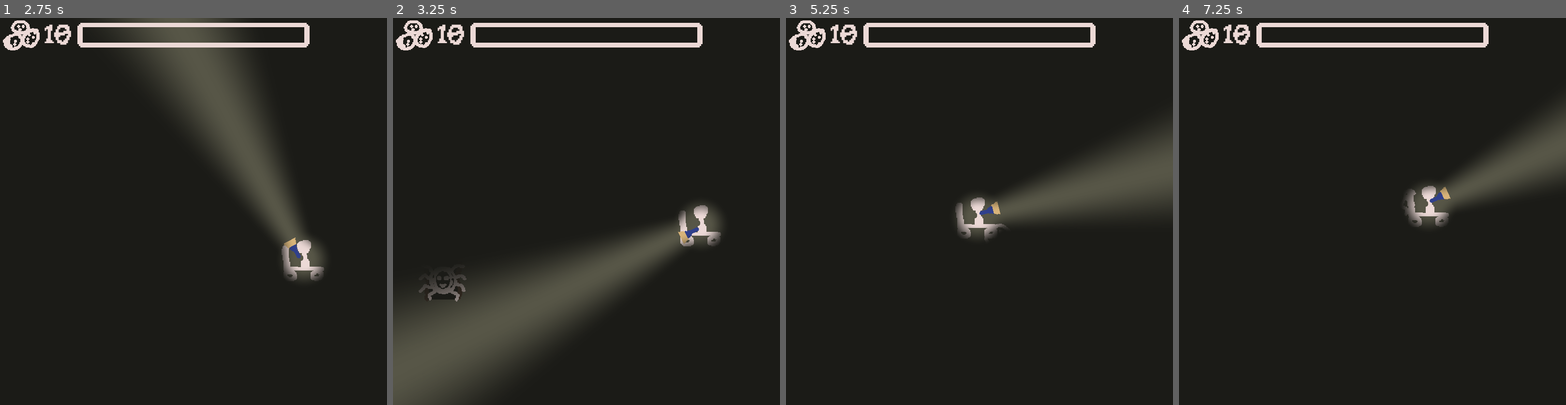
Above: before the commit, frames 1-4 (left to right).
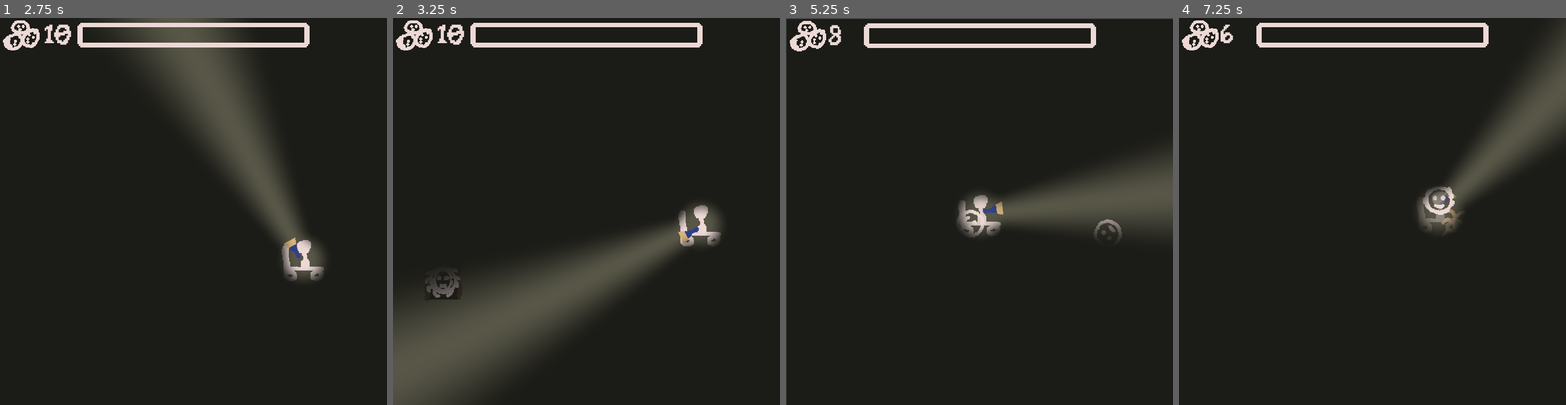
Above: after the commit, the same moments.

Repository: nolenroyalty/flashlight-survivors
Game: Godot game, scene res://Main.tscn
The game is run twice, just before and just after one commit, with the same random seed, the same clock (stepped at 60 frames per second) and the same inputs.
Inputs (mouse positions are in pixels of both pictures, inside the frame that each line leads up to):
- Up to frame 1 (2.75 s): tap Enter at 0.5 s; move the mouse to (278, 192) at 0.52 s; hold D (player_right) 0.53-1.28 s; move the mouse to (116, 230) at 1.27 s; hold S (player_down) 1.28-2.03 s; move the mouse to (232, 126) at 2.02 s; hold D (player_right) from 2.03 s (still down)
- Up to frame 2 (3.25 s): move the mouse to (567, 288) at 2.77 s; release D (player_right) at 2.78 s; hold W (player_up) from 2.78 s (still down)
- Up to frame 3 (5.25 s): move the mouse to (1095, 269) at 3.52 s; release W (player_up) at 3.53 s; hold A (player_left) 3.53-5.03 s; move the mouse to (863, 153) at 4.27 s; move the mouse to (998, 211) at 5.02 s; hold S (player_down) from 5.03 s (still down)
- Up to frame 4 (7.25 s): move the mouse to (1314, 114) at 5.77 s; release S (player_down) at 5.78 s; hold D (player_right) 5.78-6.53 s; move the mouse to (1457, 192) at 6.52 s; hold W (player_up) from 6.53 s (still down)

Frame 1 is identical in both runs. In frame 2, 0.2% of the frame differs, in the area x 6-19%, y 66-74%; in frame 3, 4.6%; in frame 4, 6.3%, in the area x 10-100%, y 1-56%.

Commit message:
spider tweaks

Diff:
--- a/enemies/BaseEnemy.gd
+++ b/enemies/BaseEnemy.gd
@@ -32,8 +32,10 @@
 
 func play_damage_animation():
 	var t = get_tree().create_tween()
-	t.tween_property(self, "modulate", Color("#645f678e"), 0.35)
-	t.tween_property(self, "modulate", Color("#ffffff"), 0.35)
+	# t.tween_property(self, "modulate", Color("#645f678e"), 0.35)
+	# t.tween_property(self, "modulate", Color("#dd30408c"), 0.35)
+	t.tween_property(self, "modulate", Color("#99d8b47a"), 0.15)
+	t.tween_property(self, "modulate", Color("#ffffff"), 0.15)
 	t.set_trans(Tween.TRANS_QUAD)
 
 func damage(amount):
--- a/enemies/Ghost.tscn
+++ b/enemies/Ghost.tscn
@@ -205,7 +205,7 @@
 [node name="AnimatedSprite" type="AnimatedSprite" parent="." index="3"]
 frames = SubResource( 38 )
 animation = "walk"
-frame = 2
+frame = 1
 playing = true
 
 [node name="AnimationPlayer" type="AnimationPlayer" parent="." index="4"]
--- a/enemies/Spider.gd
+++ b/enemies/Spider.gd
@@ -3,7 +3,7 @@
 onready var sprite = $AnimatedSprite
 onready var roll_safeguard_timer = $RollSafeguard
 
-enum S { UNROLL, LOOK, START_ROLL, ROLLING }
+enum S { UNROLL, LOOK, START_ROLL, ROLLING, DYING }
 var state = S.UNROLL
 var roll_destination : Vector2
 const SPEED = 200
@@ -25,7 +25,7 @@
 
 func _physics_process(delta):
 	if state == S.ROLLING:
-		if position.distance_to(roll_destination) < 10:
+		if position.distance_to(roll_destination) < 20:
 			finished_rolling()
 		else:
 			var dir = position.direction_to(roll_destination)
@@ -37,6 +37,16 @@
 	if state == S.ROLLING:
 		print("%s roll safeguard fired: stopping roll" % self)
 		finished_rolling()
+
+func handle_death():
+	match state:
+		S.ROLLING:
+			sprite.play("die roll")
+		S.UNROLL, S.START_ROLL, S.LOOK:
+			sprite.play("die legs")
+		S.DYING:
+			print("BUG: handle_death called when already dying")
+	state = S.DYING
 
 func animation_finished():
 	match state:
@@ -53,6 +63,8 @@
 			sprite.play("roll")
 		S.ROLLING:
 			pass
+		S.DYING:
+			call_deferred("queue_free")
 
 func unroll_finished():
 	sprite.play("look")
@@ -73,6 +85,8 @@
 func _ready():
 	randomize()
 	health = 10
+	power = 2
+	xp_gain = 5
 	sprite.connect("animation_finished", self, "animation_finished")
 	roll_safeguard_timer.connect("timeout", self, "roll_safeguard_fired")
 	spawn()
--- a/enemies/Spider.tscn
+++ b/enemies/Spider.tscn
@@ -1,8 +1,9 @@
-[gd_scene load_steps=37 format=2]
+[gd_scene load_steps=51 format=2]
 
 [ext_resource path="res://enemies/BaseEnemy.tscn" type="PackedScene" id=1]
 [ext_resource path="res://enemies/Spider.gd" type="Script" id=2]
 [ext_resource path="res://Aseprite/spider.png" type="Texture" id=3]
+[ext_resource path="res://Aseprite/spider2.png" type="Texture" id=4]
 
 [sub_resource type="CircleShape2D" id=11]
 radius = 18.0
@@ -57,6 +58,58 @@
 [sub_resource type="AtlasTexture" id=24]
 atlas = ExtResource( 3 )
 region = Rect2( 704, 0, 64, 64 )
+
+[sub_resource type="AtlasTexture" id=50]
+atlas = ExtResource( 4 )
+region = Rect2( 832, 0, 64, 64 )
+
+[sub_resource type="AtlasTexture" id=51]
+atlas = ExtResource( 4 )
+region = Rect2( 896, 0, 64, 64 )
+
+[sub_resource type="AtlasTexture" id=52]
+atlas = ExtResource( 4 )
+region = Rect2( 960, 0, 64, 64 )
+
+[sub_resource type="AtlasTexture" id=53]
+atlas = ExtResource( 4 )
+region = Rect2( 1024, 0, 64, 64 )
+
+[sub_resource type="AtlasTexture" id=54]
+atlas = ExtResource( 4 )
+region = Rect2( 1088, 0, 64, 64 )
+
+[sub_resource type="AtlasTexture" id=55]
+atlas = ExtResource( 4 )
+region = Rect2( 1152, 0, 64, 64 )
+
+[sub_resource type="AtlasTexture" id=56]
+atlas = ExtResource( 4 )
+region = Rect2( 1216, 0, 64, 64 )
+
+[sub_resource type="AtlasTexture" id=44]
+atlas = ExtResource( 4 )
+region = Rect2( 1280, 0, 64, 64 )
+
+[sub_resource type="AtlasTexture" id=45]
+atlas = ExtResource( 4 )
+region = Rect2( 1344, 0, 64, 64 )
+
+[sub_resource type="AtlasTexture" id=46]
+atlas = ExtResource( 4 )
+region = Rect2( 1408, 0, 64, 64 )
+
+[sub_resource type="AtlasTexture" id=47]
+atlas = ExtResource( 4 )
+region = Rect2( 1472, 0, 64, 64 )
+
+[sub_resource type="AtlasTexture" id=48]
+atlas = ExtResource( 4 )
+region = Rect2( 1536, 0, 64, 64 )
+
+[sub_resource type="AtlasTexture" id=49]
+atlas = ExtResource( 4 )
+region = Rect2( 1600, 0, 64, 64 )
 
 [sub_resource type="AtlasTexture" id=25]
 atlas = ExtResource( 3 )
@@ -137,25 +190,35 @@
 "name": "default",
 "speed": 5.0
 }, {
+"frames": [ SubResource( 50 ), SubResource( 51 ), SubResource( 52 ), SubResource( 53 ), SubResource( 54 ), SubResource( 55 ), SubResource( 56 ) ],
+"loop": true,
+"name": "die legs",
+"speed": 12.0
+}, {
+"frames": [ SubResource( 44 ), SubResource( 45 ), SubResource( 46 ), SubResource( 47 ), SubResource( 48 ), SubResource( 49 ) ],
+"loop": false,
+"name": "die roll",
+"speed": 12.0
+}, {
 "frames": [ SubResource( 25 ), SubResource( 26 ), SubResource( 27 ), SubResource( 28 ) ],
 "loop": false,
 "name": "look",
-"speed": 8.0
+"speed": 12.0
 }, {
 "frames": [ SubResource( 29 ), SubResource( 30 ), SubResource( 31 ), SubResource( 32 ) ],
 "loop": true,
 "name": "roll",
-"speed": 8.0
+"speed": 12.0
 }, {
 "frames": [ SubResource( 33 ), SubResource( 34 ), SubResource( 35 ), SubResource( 36 ), SubResource( 37 ) ],
 "loop": false,
 "name": "start roll",
-"speed": 8.0
+"speed": 12.0
 }, {
 "frames": [ SubResource( 38 ), SubResource( 39 ), SubResource( 40 ), SubResource( 41 ), SubResource( 42 ) ],
 "loop": false,
 "name": "stop roll",
-"speed": 8.0
+"speed": 12.0
 } ]
 
 [node name="Spider" instance=ExtResource( 1 )]
@@ -169,6 +232,8 @@
 
 [node name="AnimatedSprite" type="AnimatedSprite" parent="." index="3"]
 frames = SubResource( 43 )
+animation = "start roll"
+frame = 4
 
 [node name="RollSafeguard" type="Timer" parent="." index="4"]
 wait_time = 5.0
--- a/globals/State.gd
+++ b/globals/State.gd
@@ -140,10 +140,9 @@
 		Upgrade.Lamp:
 			match lamp_level:
 				0: return "NÄVLINGE"
-				1: return "STRATOSFAR"
-				2: return "HÅRSLINGA"
-				3: return "SOMMARLÅNKE"
-				4: return "OBEGRÄNSAD"
+				1: return "HÅRSLINGA"
+				2: return "SOMMARLÅNKE"
+				3: return "OBEGRÄNSAD"
 		Upgrade.Meatballs:
 			return "SWEDISH MEATBALLS"
 		Upgrade.Fire:
@@ -156,7 +155,8 @@
 				0: return "TROSS"
 				1: return "NYMÅNE"
 				2: return "STRATOSFÄR"
-				3: return "HAUNTED STRATOSFÄR"
+				3: return "TIDIG"
+				4: return "BAVE"
 		Upgrade.Explode:
 			match explode_level:
 				0: return "LADDA"
--- a/player/Player.tscn
+++ b/player/Player.tscn
@@ -13,7 +13,7 @@
 
 [node name="Player" type="KinematicBody2D"]
 collision_layer = 4
-collision_mask = 96
+collision_mask = 64
 script = ExtResource( 1 )
 
 [node name="Playerproto" type="Sprite" parent="."]
Binary file changed: Aseprite/ikebag.aseprite
Binary file changed: Aseprite/spider.aseprite
Binary file added: Aseprite/spider2.png
Not shown, added: Aseprite/spider2.png.import
